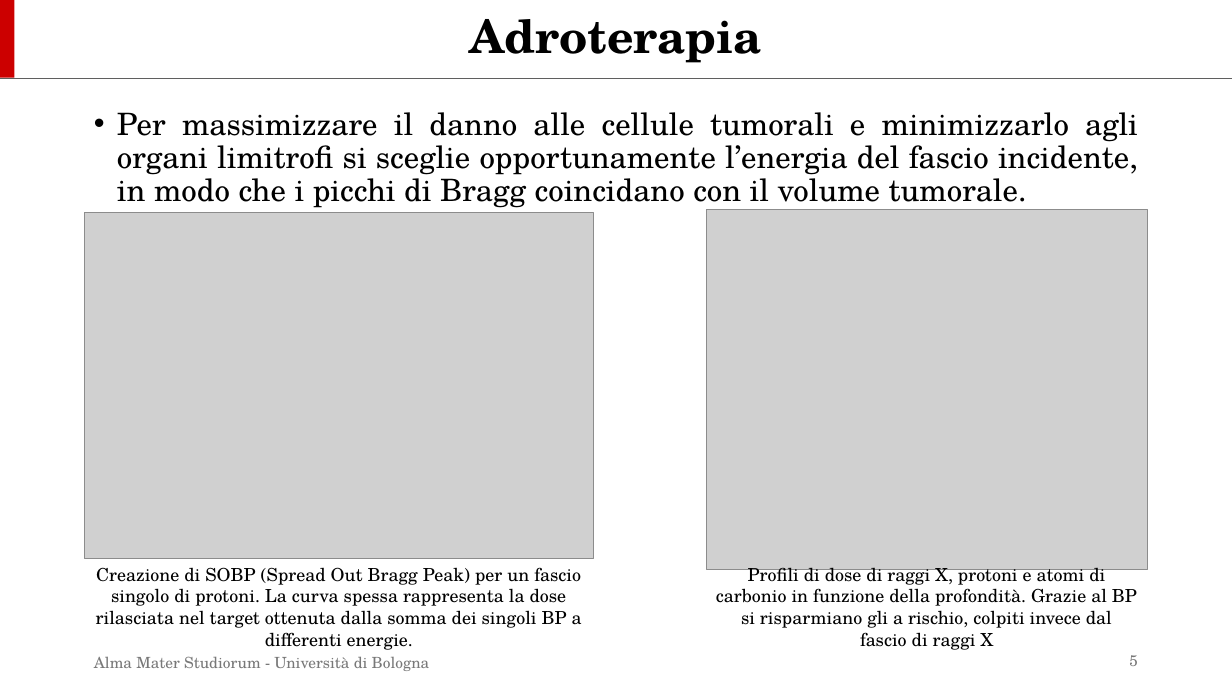
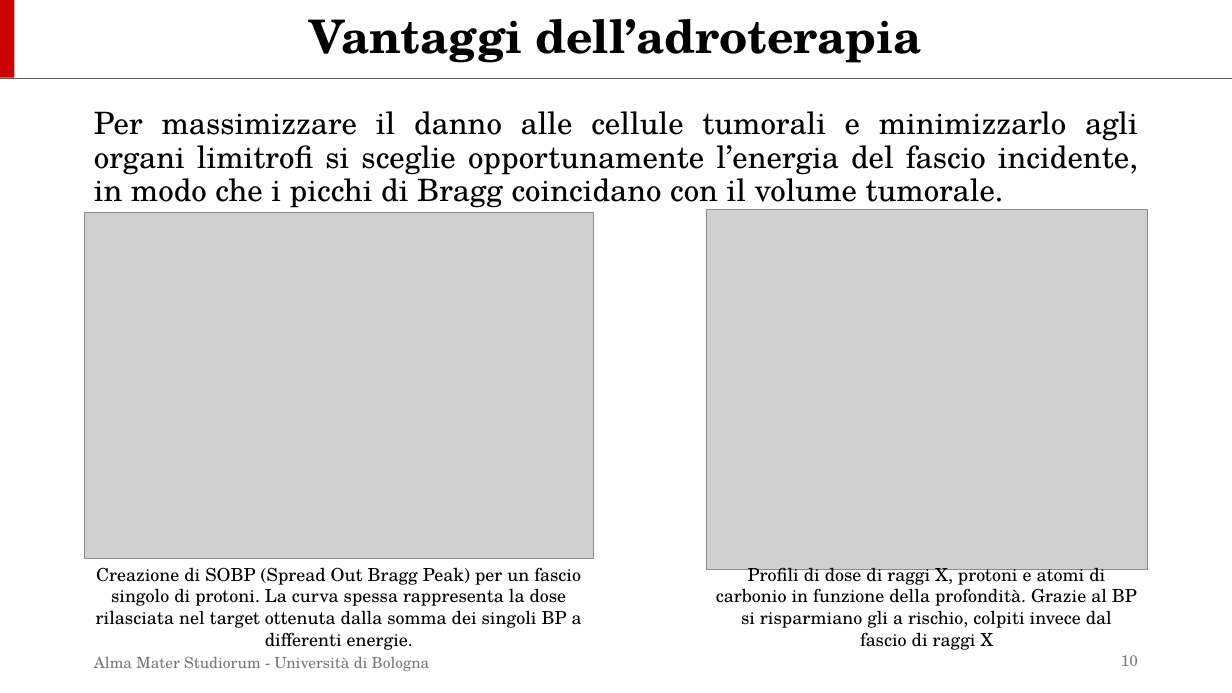
Before and after one commit to simop07/tesi_FOOT, a slide deck: slide 10 of presentazione/PasquiniSimone_Presentazione.pptx (slide 5 before the commit). Drawn at 1232x693 pixels with LibreOffice and Linux fonts; fonts in the diff are those of the drawing; grey boxes stand for pictures. Boxes give left, top, right and bottom in pixels: in the first picture for what was removed or moved away, otherwise in the second. Text is boxed around its words. In the diff, an @@ line names an element or a change of style, - is before the commit and + after.

```diff
--- a/presentazione/PasquiniSimone_Presentazione.pptx
+++ b/presentazione/PasquiniSimone_Presentazione.pptx
@@ title at [310, 19, 922, 63]: text changed @@
-Adroterapia
+Vantaggi dell’adroterapia
@@ text "Per massimizzare il danno alle ..." at [94, 111, 1138, 211]: bullet • to none @@
@@ page number at [1121, 655, 1138, 666]: text changed @@
-5
+10
```
Also in this commit, not shown: 8 other slides changed, 9 slides added.
